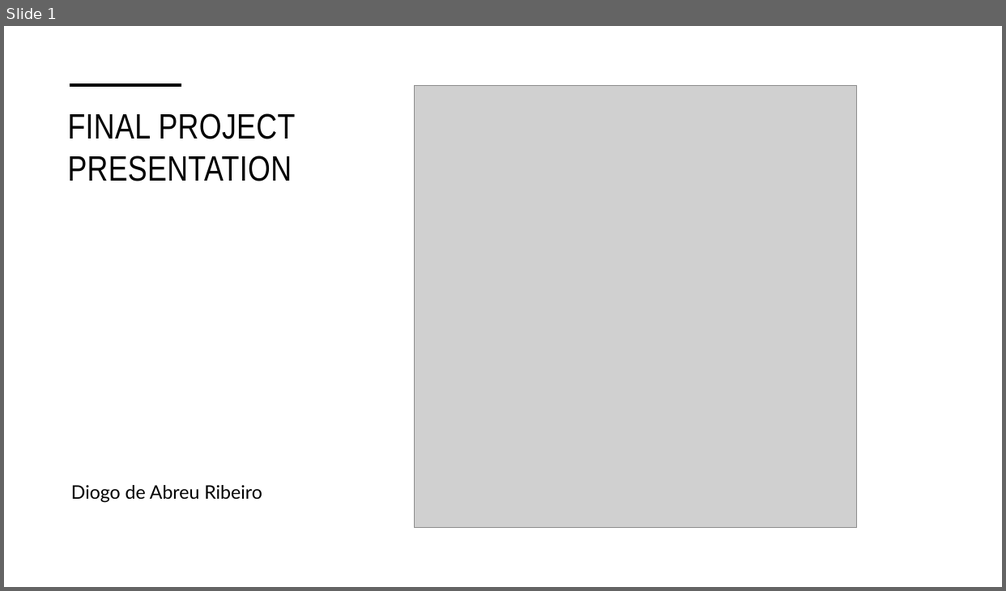
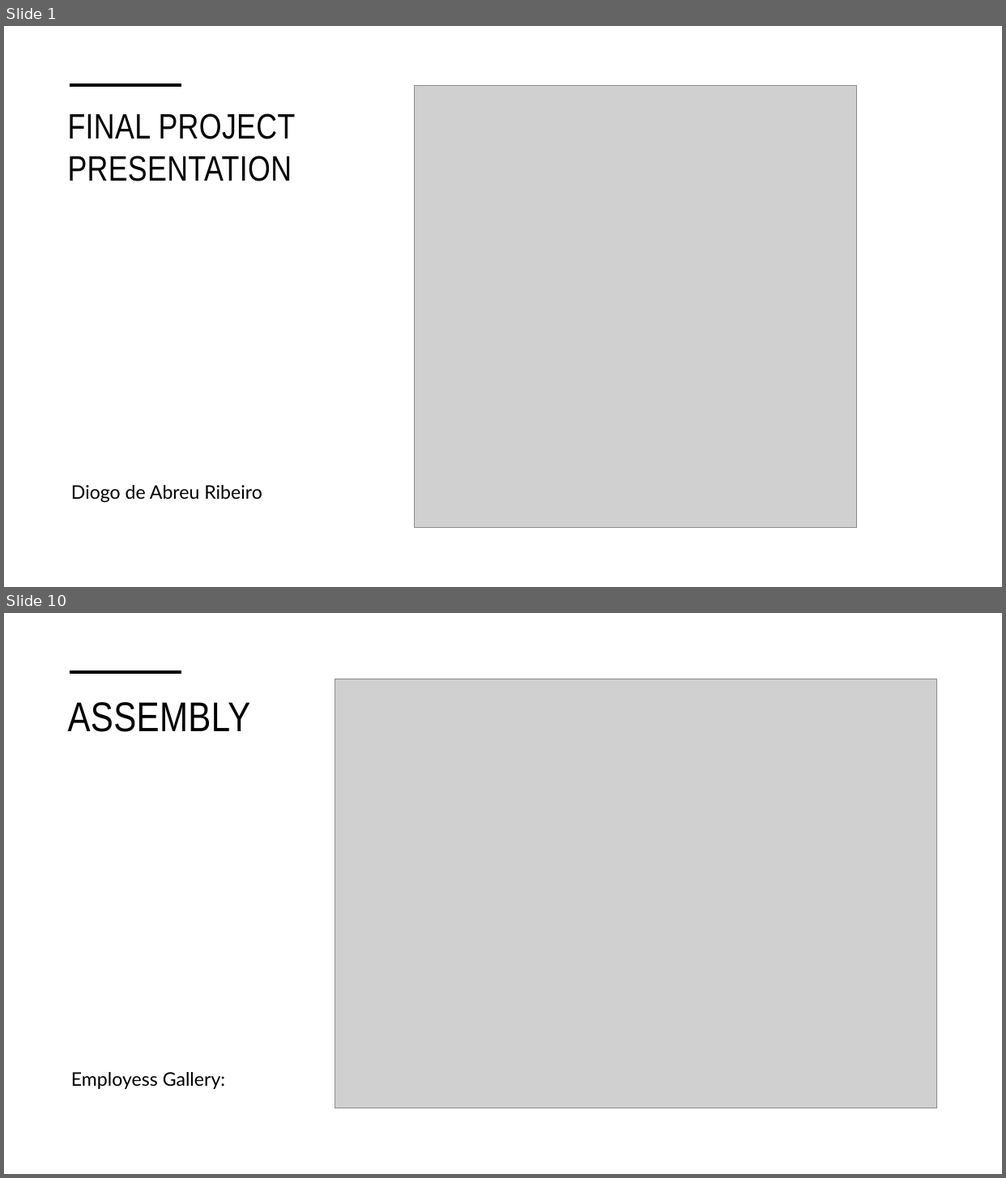
Before and after one commit to DiogoRibeiroMediaWeb/FinalProjectScss, a slide deck: Final Presentation.pptx. Shown one above the other, each under a label of ours: slide 1 before the commit, slides 1 and 10 after it; the slides between them are not shown. The pictures are 1006x591 and 1006x1178 pixels, drawn with LibreOffice and Linux fonts; fonts in the diff are those of the drawing; grey boxes stand for pictures. Boxes give left, top, right and bottom in pixels: in the first picture for what was removed or moved away, otherwise in the second. Text is boxed around its words. In the diff, an @@ line names an element or a change of style, - is before the commit and + after.

```diff
--- a/Final Presentation.pptx
+++ b/Final Presentation.pptx
@@ slide 10 added at (x1=4, y1=613, x2=1002, y2=1174), background #FFFFFF @@
@@ line added from (70, 672) to (182, 672), #000000 3.5 pt @@
@@ picture added at (x1=335, y1=679, x2=937, y2=1109) @@
@@ title added at (x1=68, y1=702, x2=251, y2=732), 40 pt, text #000000 @@
+ASSEMBLY
@@ text added at (x1=71, y1=1072, x2=225, y2=1089), 18 pt, text #000000 @@
+Employess Gallery:
```
Also in this commit, not shown: 8 slides changed, 7 other slides added, 1 slide removed, 7 other files.
